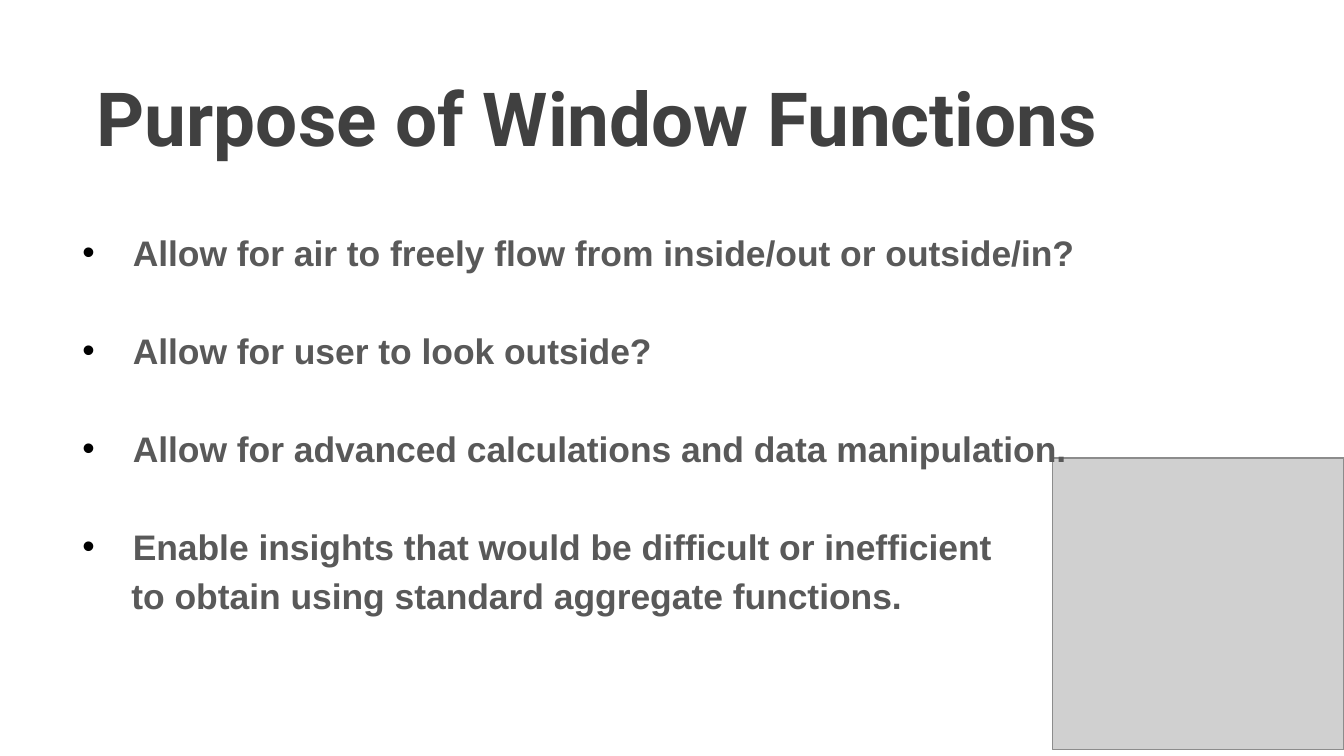
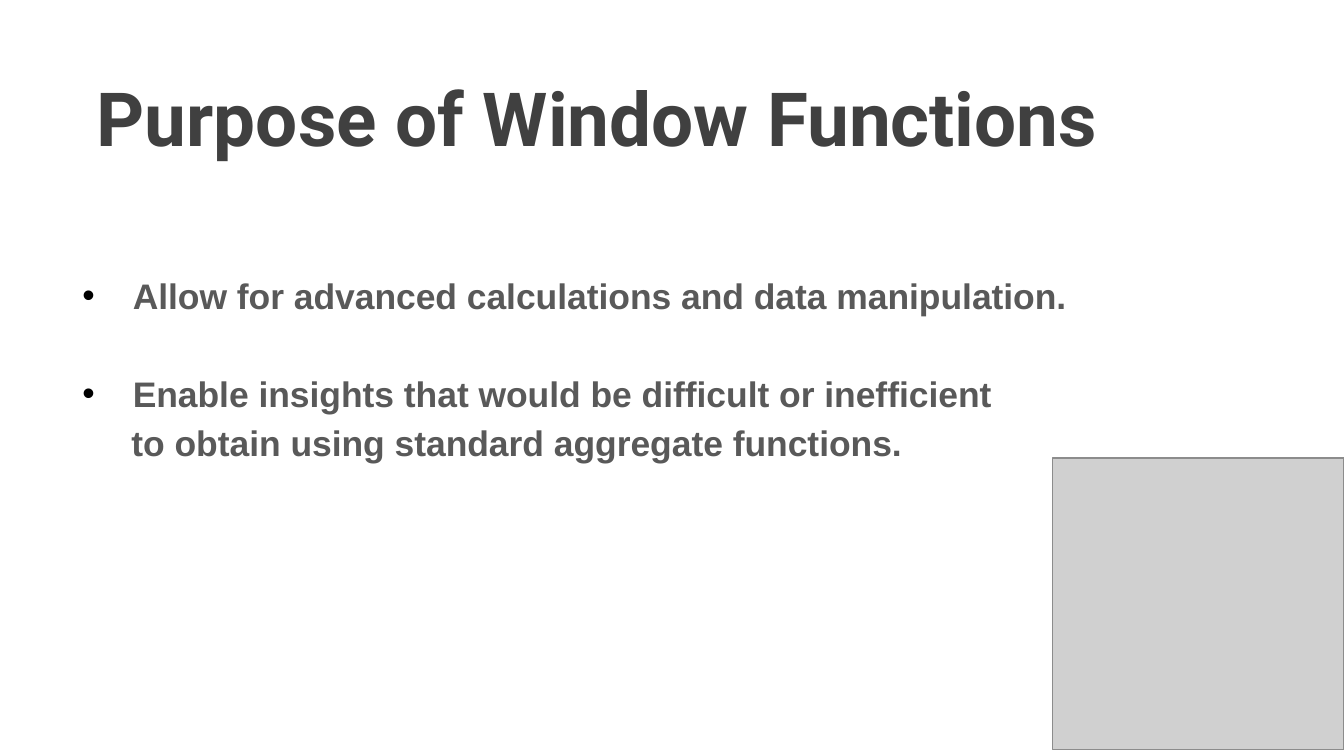
Before and after one commit to sjmitche9/data_transformation, a slide deck: slide 20 of W02D2 - Data Transformation.pptx. Drawn at 1344x756 pixels with LibreOffice and Linux fonts; fonts in the diff are those of the drawing; grey boxes stand for pictures. Boxes give left, top, right and bottom in pixels: in the first picture for what was removed or moved away, otherwise in the second. Text is boxed around its words. In the diff, an @@ line names an element or a change of style, - is before the commit and + after.

```diff
--- a/W02D2 - Data Transformation.pptx
+++ b/W02D2 - Data Transformation.pptx
@@ text at bbox=[133, 240, 1074, 365]: paragraphs removed @@
-• Allow for air to freely flow from inside/out or outside/in?
-• Allow for user to look outside?
```
Also in this commit, not shown: 2 other slides changed, 4 other files.
